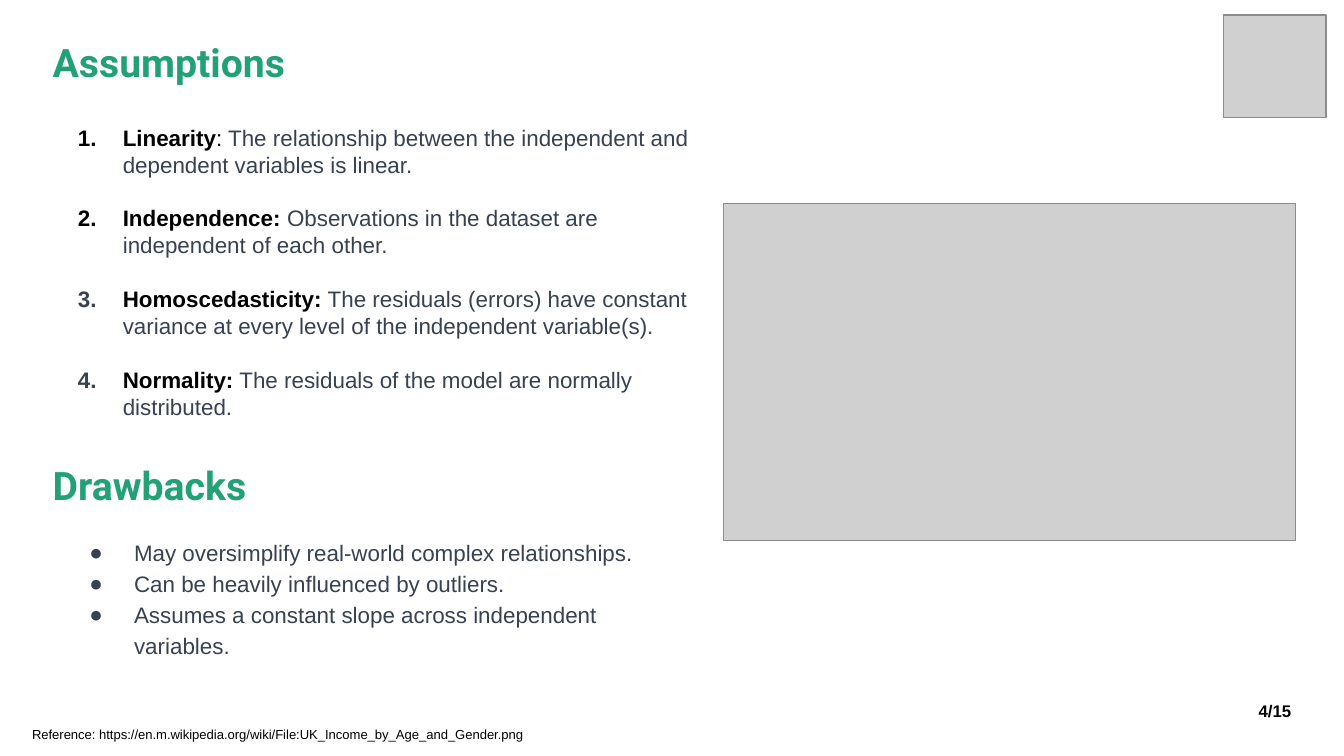
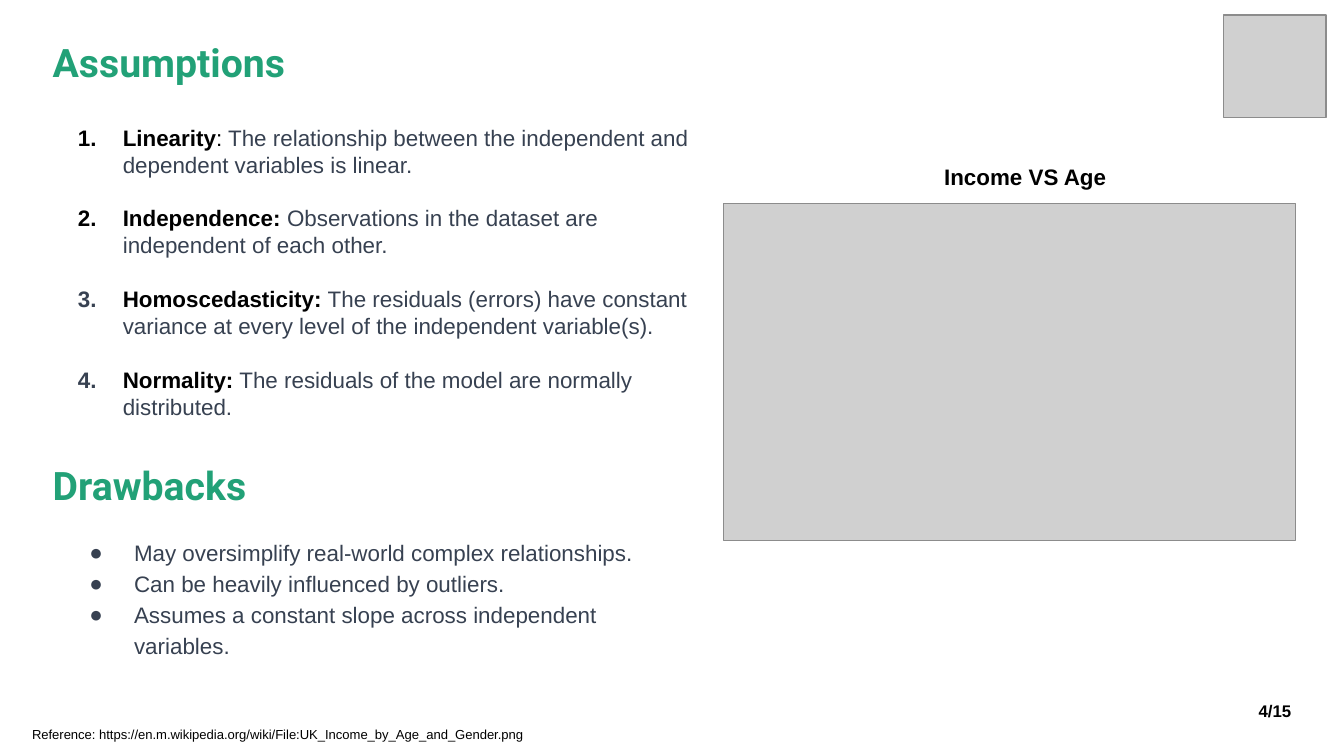
Before and after one commit to Shagun-25/Linear_Regression_Presentation, a slide deck: slide 5 of LR Presentation.pptx. Drawn at 1344x756 pixels with LibreOffice and Linux fonts; fonts in the diff are those of the drawing; grey boxes stand for pictures. Boxes give left, top, right and bottom in pixels: in the first picture for what was removed or moved away, otherwise in the second. Text is boxed around its words. In the diff, an @@ line names an element or a change of style, - is before the commit and + after.

```diff
--- a/LR Presentation.pptx
+++ b/LR Presentation.pptx
@@ text added at bbox=[944, 169, 1106, 190], 12 pt, text #000000, bold @@
+Income VS Age
```
Also in this commit, not shown: 3 other slides changed.
